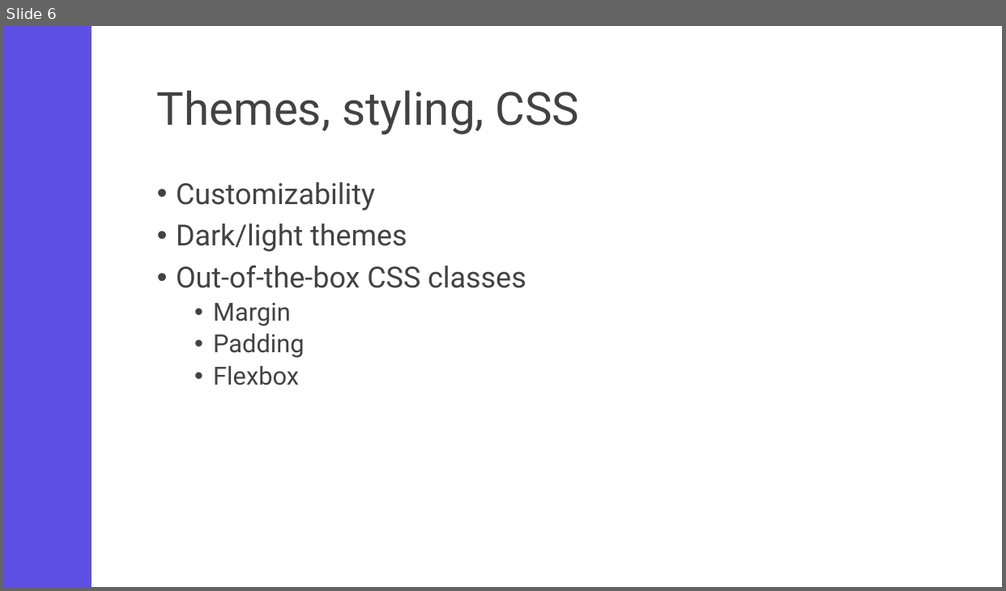
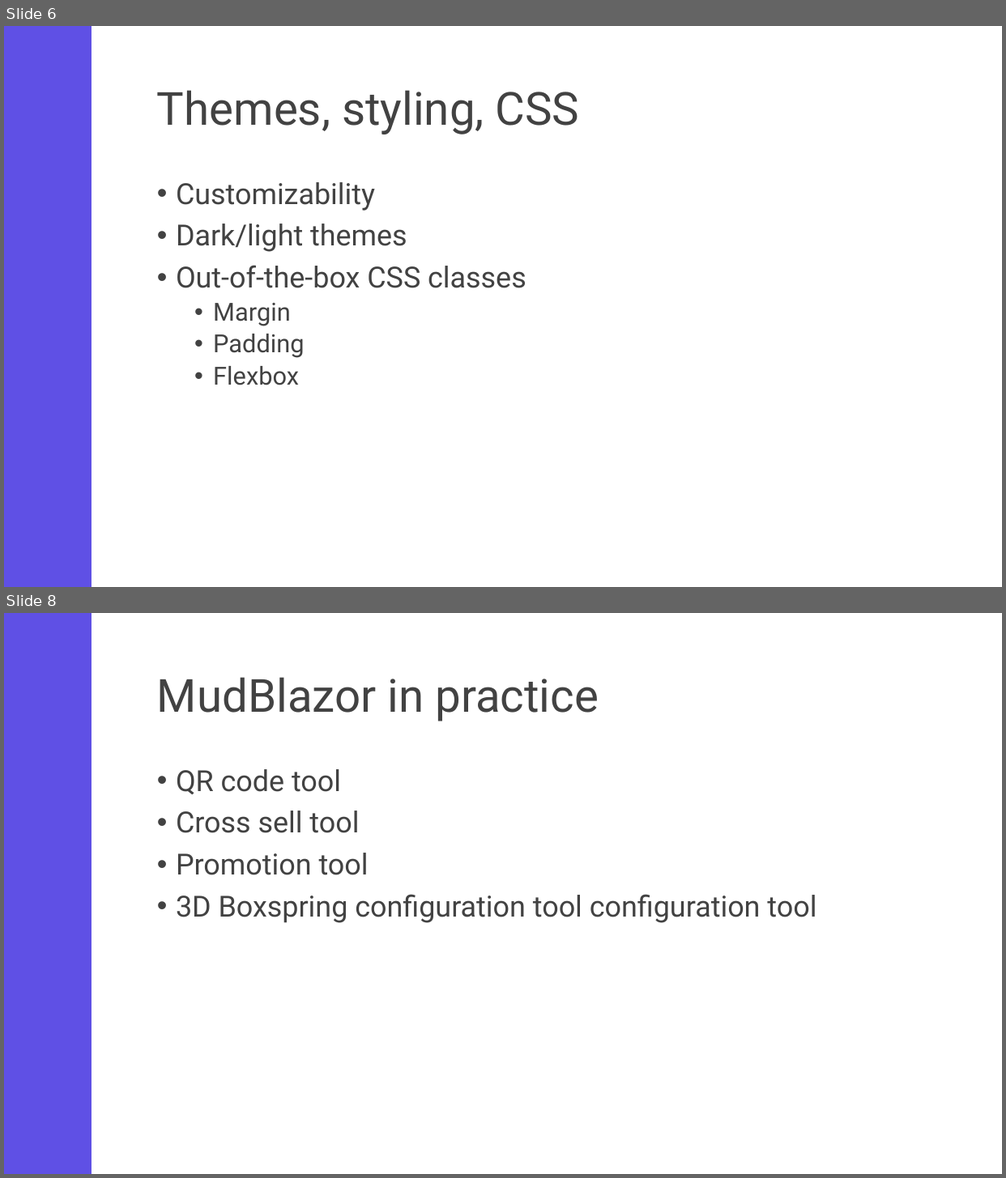
Before and after one commit to Rene-Sackers/presentation-mudblazor, a slide deck: powerpoint/MudBlazor presentation.pptx. Shown one above the other, each under a label of ours: slide 6 before the commit, slides 6 and 8 after it; the slides between them are not shown. The pictures are 1006x591 and 1006x1178 pixels, drawn with LibreOffice and Linux fonts; fonts in the diff are those of the drawing. Boxes give left, top, right and bottom in pixels: in the first picture for what was removed or moved away, otherwise in the second. Text is boxed around its words. In the diff, an @@ line names an element or a change of style, - is before the commit and + after.

```diff
--- a/powerpoint/MudBlazor presentation.pptx
+++ b/powerpoint/MudBlazor presentation.pptx
@@ slide 8 added at bbox=[4, 613, 1002, 1174], background #FFFFFF; not listed: 1 template element that a slide beside it also shows @@
@@ title added at bbox=[157, 677, 599, 722], 44 pt, text #424242 @@
+MudBlazor in practice
@@ text added at bbox=[176, 769, 816, 923], 28 pt, text #424242 @@
+• QR code tool
+• Cross sell tool
+• Promotion tool
+• 3D Boxspring configuration tool configuration tool
```
Also in this commit, not shown: 2 slides changed, 28 other files.
